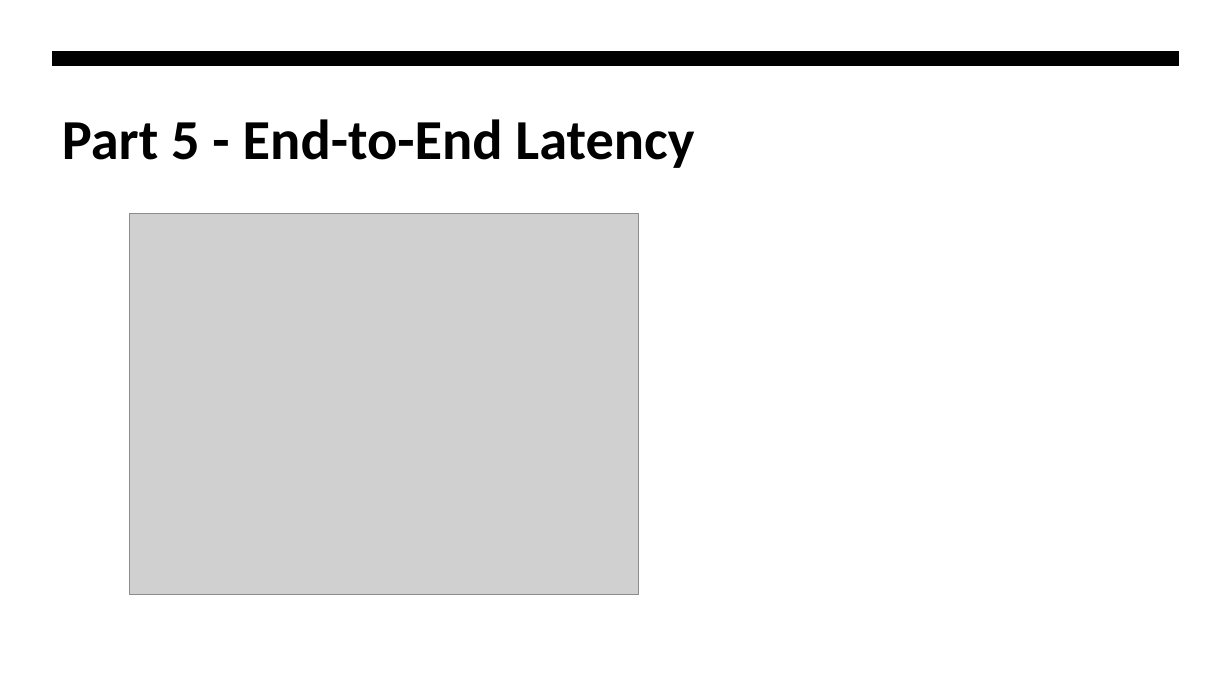
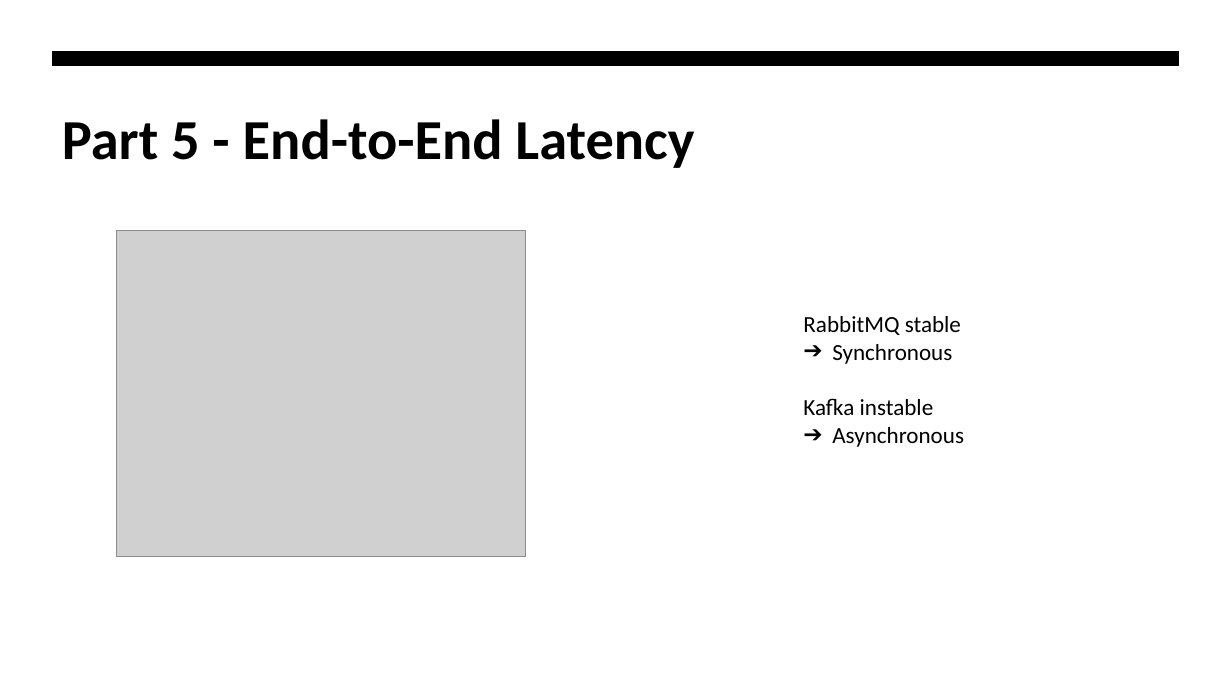
Before and after one commit to fhnw-hpc/fs26-mc1-shwetavbehera, a slide deck: slide 16 of HPC_MC1.pptx. Drawn at 1232x693 pixels with LibreOffice and Linux fonts; fonts in the diff are those of the drawing; grey boxes stand for pictures. Boxes give left, top, right and bottom in pixels: in the first picture for what was removed or moved away, otherwise in the second. Text is boxed around its words. In the diff, an @@ line names an element or a change of style, - is before the commit and + after.

```diff
--- a/HPC_MC1.pptx
+++ b/HPC_MC1.pptx
@@ picture: place and size @@
-picture at <box>129,213,639,594</box>
+picture at <box>116,230,526,556</box>
@@ text added at <box>803,316,964,447</box>, 18 pt, text #000000 @@
+RabbitMQ stable
+➔ Synchronous
+Kafka instable
+➔ Asynchronous
```
Also in this commit, not shown: 3 other slides changed, 1 other file.
